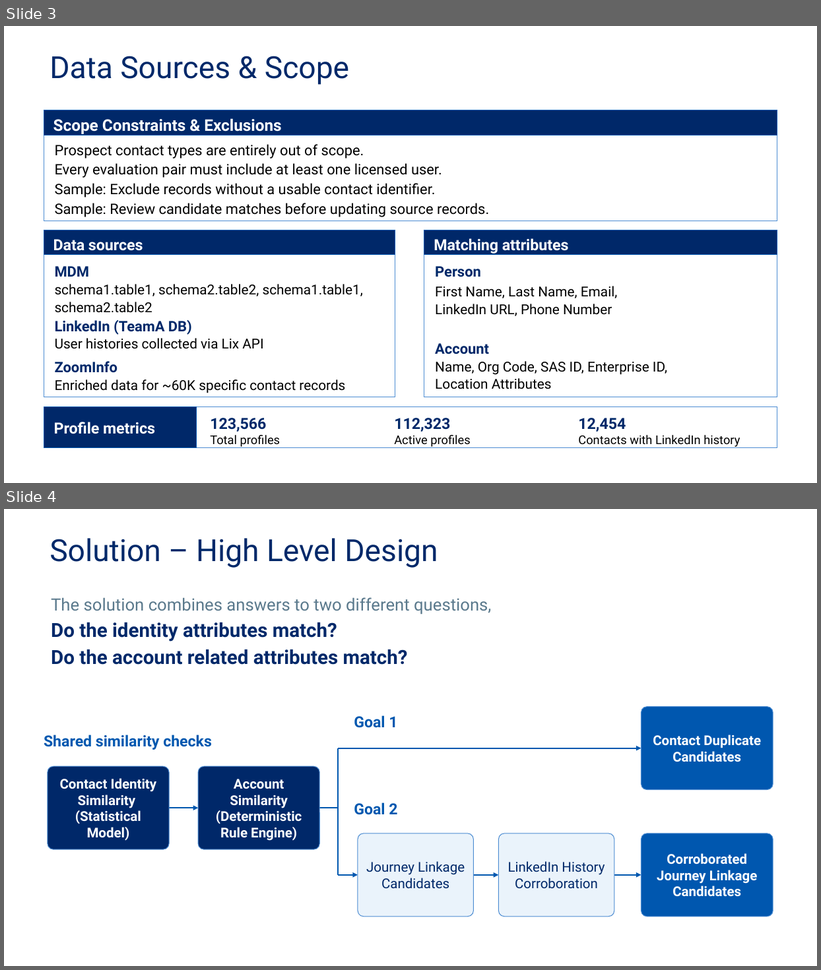
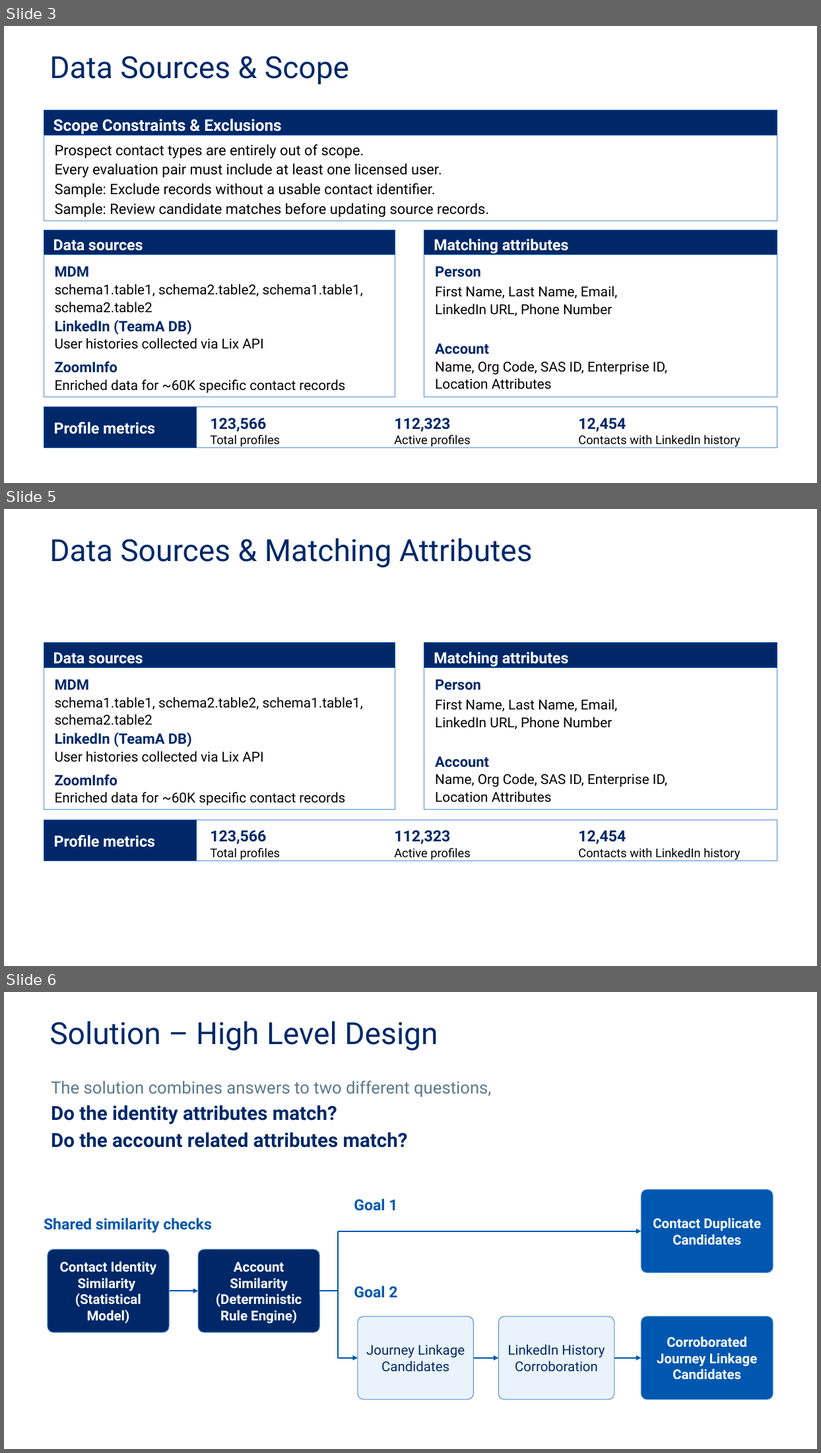
Before and after one commit to vidyasagarsvn/standalone-scripts, a slide deck: test.pptx. Shown one above the other, each under a label of ours: slides 3 and 4 before the commit, slides 3, 5 and 6 after it; the slides between them are not shown. The pictures are 821x970 and 821x1453 pixels, drawn with LibreOffice and Linux fonts; fonts in the diff are those of the drawing. Boxes give left, top, right and bottom in pixels: in the first picture for what was removed or moved away, otherwise in the second. Text is boxed around its words. In the diff, an @@ line names an element or a change of style, - is before the commit and + after.

```diff
--- a/test.pptx
+++ b/test.pptx
@@ slide 5 added at (4,509,817,966), background #FFFFFF @@
@@ title added at (50,538,533,568), 36 pt, text #002869 @@
+Data Sources & Matching Attributes
@@ rectangle added at (44,643,395,811), fill #FFFFFF, outline #4C8CD2 0.7 pt @@
@@ rectangle added at (44,643,395,668), fill #002869, outline #0057AF 0.7 pt @@
@@ rectangle added at (424,643,778,811), fill #FFFFFF, outline #4C8CD2 0.7 pt @@
@@ rectangle added at (424,643,778,668), fill #002869, outline #0057AF 0.7 pt @@
@@ text added at (54,652,143,664), 18.1 pt, text #FFFFFF, bold @@
+Data sources
@@ text added at (434,652,569,667), 18.1 pt, text #FFFFFF, bold @@
+Matching attributes
@@ text added at (55,679,90,690), 17.1 pt, text #002869, bold @@
+MDM
@@ text added at (435,679,481,691), 17.1 pt, text #002869, bold @@
+Person
@@ text added at (55,697,363,725), 16.1 pt, text #000000 @@
+schema1.table1, schema2.table2, schema1.table1, schema2.table2
@@ text added at (435,699,618,729), 16.1 pt, text #000000 @@
+First Name, Last Name, Email,
+LinkedIn URL, Phone Number
@@ text added at (55,733,192,747), 17.1 pt, text #002869, bold @@
+LinkedIn (TeamA DB)
@@ text added at (55,751,263,762), 16.1 pt, text #000000 @@
+User histories collected via Lix API
@@ text added at (435,757,489,768), 17.1 pt, text #002869, bold @@
+Account
@@ text added at (55,774,118,786), 17.1 pt, text #002869, bold @@
+ZoomInfo
@@ text added at (435,774,667,803), 16.1 pt, text #000000 @@
+Name, Org Code, SAS ID, Enterprise ID,
+Location Attributes
@@ text added at (55,792,345,806), 16.1 pt, text #000000 @@
+Enriched data for ~60K specific contact records
@@ rectangle added at (44,820,778,861), fill #FFFFFF, outline #4C8CD2 0.7 pt @@
@@ rectangle added at (44,820,196,861), fill #002869, outline #0057AF 0.7 pt @@
@@ text added at (54,835,155,848), 18.1 pt, text #FFFFFF, bold @@
+Profile metrics
@@ text added at (210,830,266,844), 18.1 pt, text #002869, bold @@
+123,566
@@ text added at (394,830,450,844), 18.1 pt, text #002869, bold @@
+112,323
@@ text added at (578,830,626,844), 18.1 pt, text #002869, bold @@
+12,454
@@ text added at (210,848,281,860), 14.2 pt, text #000000 @@
+Total profiles
@@ text added at (394,848,471,860), 14.2 pt, text #000000 @@
+Active profiles
@@ text added at (578,848,740,860), 14.2 pt, text #000000 @@
+Contacts with LinkedIn history
@@ what was slide 4 is now slide 6 @@
```
Also in this commit, not shown: 1 other slide added.
